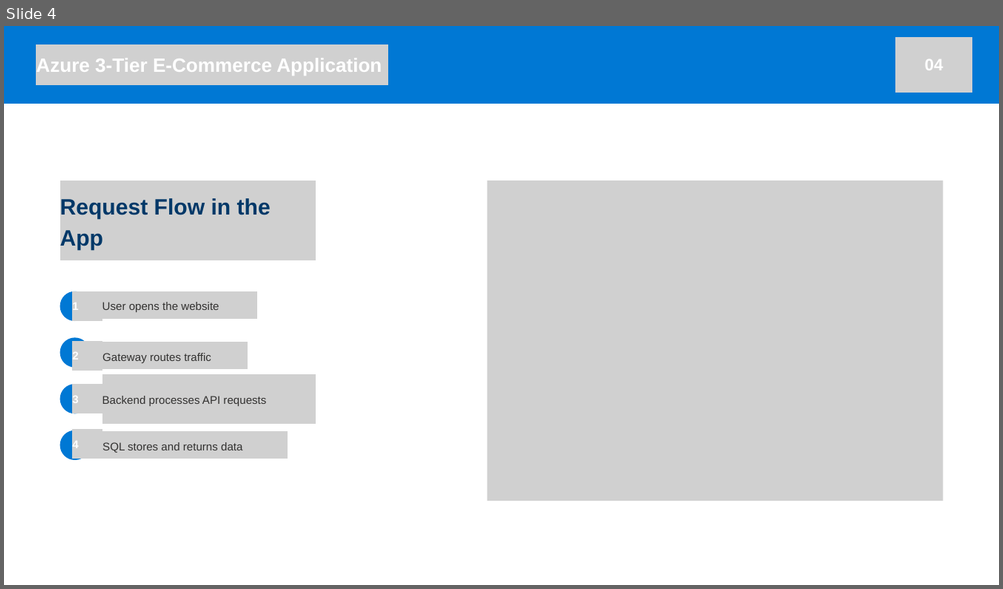
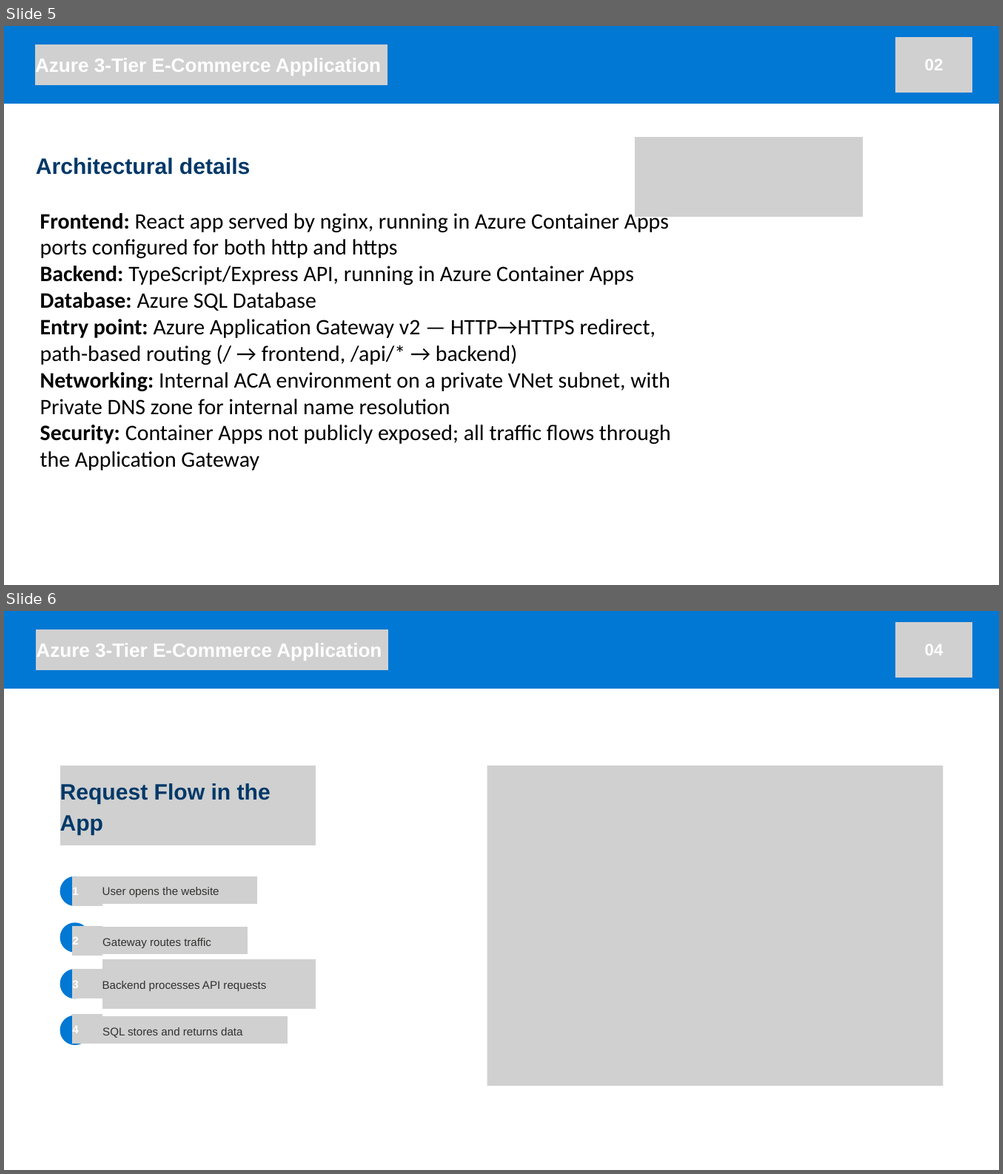
Before and after one commit to knn0508/team-5-project-1, a slide deck: Team-5-project-1/Project-1-Team-5.pptx. Shown one above the other, each under a label of ours: slide 4 before the commit, slides 5 and 6 after it. The pictures are 1003x589 and 1003x1174 pixels, drawn with LibreOffice and Linux fonts; fonts in the diff are those of the drawing; grey boxes stand for pictures. Boxes give left, top, right and bottom in pixels: in the first picture for what was removed or moved away, otherwise in the second. Text is boxed around its words. In the diff, an @@ line names an element or a change of style, - is before the commit and + after.

```diff
--- a/Team-5-project-1/Project-1-Team-5.pptx
+++ b/Team-5-project-1/Project-1-Team-5.pptx
@@ slide 5 added at [4, 26, 999, 585], background #FFFFFF @@
@@ freeform shape added at [4, 26, 999, 104], fill #0078D4 @@
@@ picture added at [35, 44, 387, 85] @@
@@ picture added at [895, 37, 972, 93] @@
@@ text added at [35, 58, 381, 76], 28 pt, text #FFFFFF, bold @@
+Azure 3-Tier E-Commerce Application
@@ text added at [925, 59, 943, 70], 24 pt, text #FFFFFF, bold @@
+02
@@ text added at [36, 158, 250, 175], 32.3 pt, text #003868, bold @@
+Architectural details
@@ picture added at [634, 137, 862, 217] @@
@@ text added at [40, 213, 671, 471], 32 pt, text #000000 @@
+Frontend: React app served by nginx, running in Azure Container Apps ports configured for both http and https
+Backend: TypeScript/Express API, running in Azure Container Apps
+Database: Azure SQL Database
+Entry point: Azure Application Gateway v2 — HTTP→HTTPS redirect, path-based routing (/ → frontend, /api/* → backend)
+Networking: Internal ACA environment on a private VNet subnet, with Private DNS zone for internal name resolution
+Security: Container Apps not publicly exposed; all traffic flows through the Application Gateway
@@ what was slide 4 is now slide 6 @@
```
Also in this commit, not shown: 4 slides changed, 7 other slides added, 1 other file.
